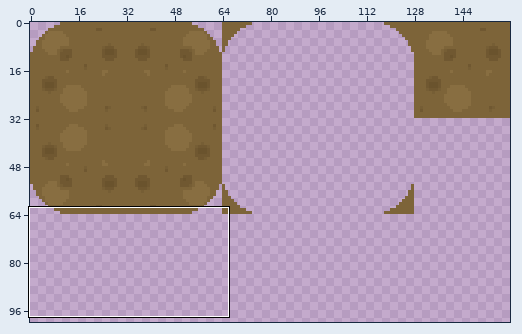
One commit to this sprite sheet: assets/ground-atlas.png. Above: a wide view before the commit, with the close-up outlined.
Close-up. Before the edit:
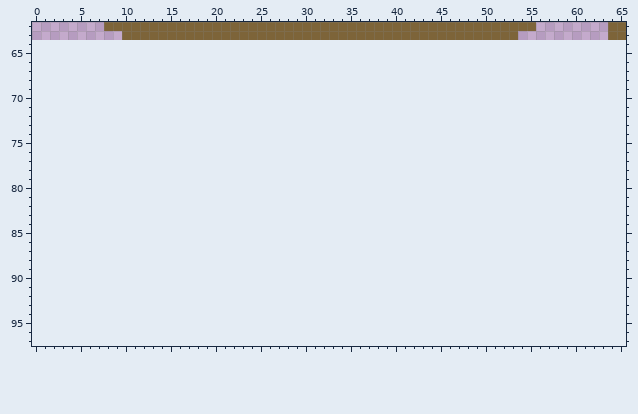
The file is 160x64 pixels. Colours within 5 levels of each other are drawn and written as one. Shown: x 0..65, y 62..97. The old version is drawn lined up with the new one, on the new canvas. The wide view leaves out empty margins. The commit also changed other parts of the picture, which this record leaves out.
Now the later version:
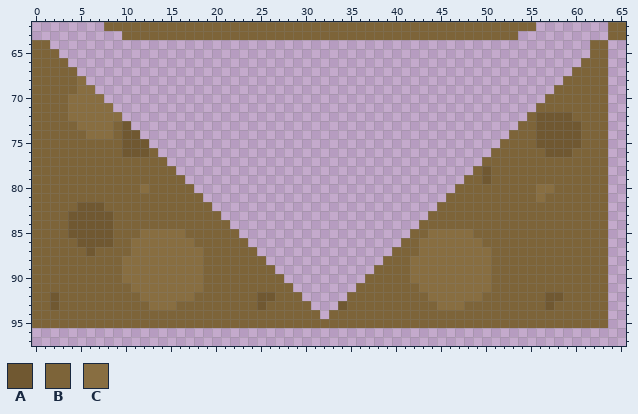
Palette (. is transparent): A #705831  B #7d6439  C #886e41
Changes in this commit:
canvas 160x64 -> 160x160
y 64: x 0..1 .. -> BB; x 62..63 .. -> BB
y 65: x 0..2 ... -> BBB; x 62..63 .. -> BB
y 66: x 0..3 .... -> BBBB; x 61..63 ... -> BBB
y 67: x 0..4 ..... -> BBBBB; x 60..63 .... -> BBBB
y 68: x 0..5 ...... -> BBBBBC; x 59..63 ..... -> BBBBB
y 69: x 0..6 ....... -> BBBBBCC; x 58..63 ...... -> BBBBBB
y 70: x 0..7 ........ -> BBBBCCCC; x 57..63 ....... -> BBBBBBB
y 71: x 0..8 ......... -> BBBBCCCCC; x 56..63 ........ -> BBBBBBBB
y 72: x 0..9 .......... -> BBBBCCCCCC; x 55..63 ......... -> BAAAABBBB
y 73: x 0..10 ........... -> BBBBBCCCCBA; x 54..63 .......... -> BBAAAAABBB
y 74: x 0..11 ............ -> BBBBBBCCCBAA; x 53..63 ........... -> BBBAAAAABBB
y 75: x 0..12 ............. -> BBBBBBBBBBAAA; x 52..63 ............ -> BBBBAAAAABBB
y 76: x 0..13 .............. -> BBBBBBBBBBAAAB; x 51..63 ............. -> BBBBBBAAABBBB
y 77: x 0..14 ............... -> BBBBBBBBBBBBBBB; x 50..63 .............. -> BBBBBBBBBBBBBB
y 78: x 0..15 ................ -> BBBBBBBBBBBBBBBB; x 49..63 ............... -> BABBBBBBBBBBBBB
y 79: x 0..16 ................. -> BBBBBBBBBBBBBBBBB; x 48..63 ................ -> BBABBBBBBBBBBBBB
y 80: x 0..17 .................. -> BBBBBBBBBBBBCBBBBB; x 47..63 ................. -> BBBBBBBBBCCBBBBBB
y 81: x 0..18 ................... -> BBBBBBBBBBBBBBBBBBB; x 46..63 .................. -> BBBBBBBBBBCBBBBBBB
y 82: x 0..19 .................... -> BBBBBAAABBBBBBBBBBBB; x 45..63 ................... -> BBBBBBBBBBBBBBBBBBB
y 83: x 0..20 ..................... -> BBBBAAAAABBBBBBBBBBBB; x 44..63 .................... -> BBBBBBBBBBBBBBBBBBBB
y 84: x 0..21 ...................... -> BBBBAAAAABBBBBBBBBBBBB; x 43..63 ..................... -> BBBBBBBBBBBBBBBBBBBBB
y 85: x 0..22 ....................... -> BBBBAAAAABBBCCCCCBBBBBB; x 42..63 ...................... -> BBCCCCCBBBBBBBBBBBBBBB
y 86: x 0..23 ........................ -> BBBBBAAAABBCCCCCCCBBBBBB; x 41..63 ....................... -> BBCCCCCCCBBBBBBBBBBBBBB
y 87: x 0..24 ......................... -> BBBBBBABBBBCCCCCCCCBBBBBB; x 40..63 ........................ -> BBBCCCCCCCCBBBBBBBBBBBBB
y 88: x 0..25 .......................... -> BBBBBBBBBBCCCCCCCCCBBBBBBB; x 39..63 ......................... -> BBBCCCCCCCCCBBBBBBBBBBBBB
y 89: x 0..26 ........................... -> BBBBBBBBBBCCCCCCCCCBBBBBBBB; x 38..63 .......................... -> BBBBCCCCCCCCCBBBBBBBBBBBBB
y 90: x 0..27 ............................ -> BBBBBBBBBBCCCCCCCCCBBBBBBBBB; x 37..63 ........................... -> BBBBBCCCCCCCCCBBBBBBBBBBBBB
y 91: x 0..28 ............................. -> BBBBBBBBBBBCCCCCCCCBBBBBBBBBB; x 36..63 ............................ -> BBBBBBBCCCCCCCCBBBBBBBBBBBBB
y 92: x 0..29 .............................. -> BBABBBBBBBBBCCCCCCBBBBBBBAABBB; x 35..63 ............................. -> BBBBBBBBBCCCCCCBBBBBBBAABBBBB
y 93: x 0..30 ............................... -> BBABBBBBBBBBBCCCBBBBBBBBBABBBBB; x 34..63 .............................. -> ABBBBBBBBBBCCCBBBBBBBBBABBBBBB
y 94: x 0..31 ................................ -> BBBBBBBBBBBBBBBBBBBBBBBBBBBBBBBB; x 33..63 ............................... -> BBBBBBBBBBBBBBBBBBBBBBBBBBBBBBB
y 95: x 0..63 ................................................................ -> BBBBBBBBBBBBBBBBBBBBBBBBBBBBBBBBBBBBBBBBBBBBBBBBBBBBBBBBBBBBBBBB
